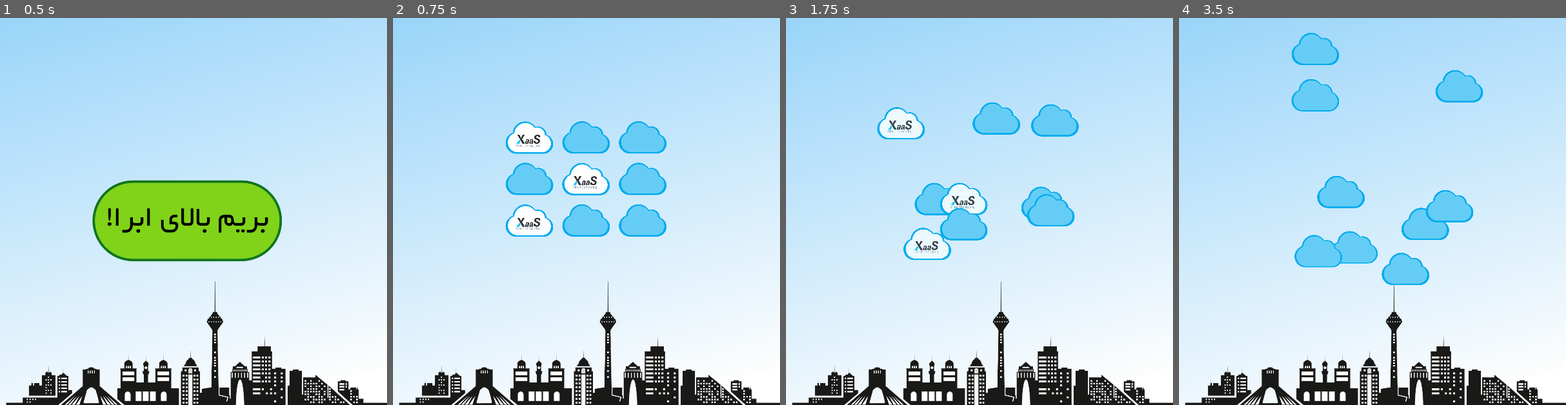
Above: before the commit, frames 1-4 (left to right).
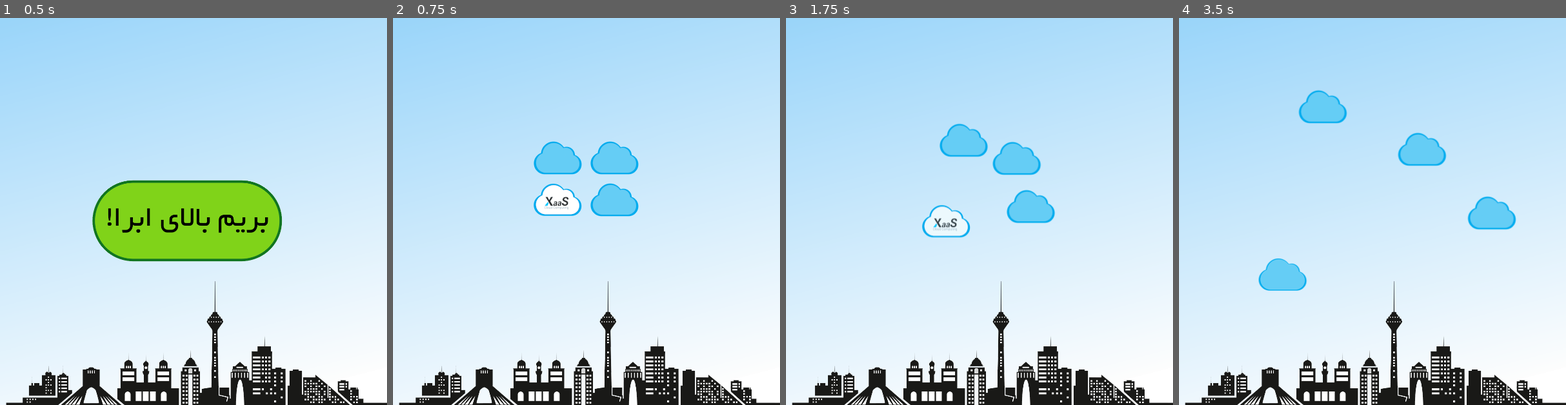
Above: after the commit, the same moments.

Repository: elahehab/x_a_a_s_c_l_o_u_d
Game: Godot game, scene res://scenes/startPage.tscn
The game is run twice, just before and just after one commit, with the same random seed, the same clock (stepped at 60 frames per second) and the same inputs.
Inputs (mouse positions are in pixels of both pictures, inside the frame that each line leads up to):
- Up to frame 1 (0.5 s): no input
- Up to frame 2 (0.75 s): click (578, 219) at 0.5 s
- Up to frame 3 (1.75 s): tap Enter at 1.25 s; move the mouse to (1064, 192) at 1.27 s; click (1064, 192) at 1.42 s
- Up to frame 4 (3.5 s): move the mouse to (1295, 230) at 2.02 s; click (1295, 230) at 2.17 s; move the mouse to (1411, 126) at 2.77 s; click (1411, 126) at 2.92 s

Frame 1 is identical in both runs. In frame 2, 9.3% of the frame differs, in the area x 29-71%, y 26-57%; in frame 3, 7.6%; in frame 4, 9.4%, in the area x 20-88%, y 3-71%.

Commit message:
multiple levels added

Diff:
--- a/scenes/BlueCloud.tscn
+++ b/scenes/BlueCloud.tscn
@@ -1,11 +1,17 @@
 [gd_scene load_steps=3 format=2]
 
-[ext_resource path="res://assets/images/cloudWithBorder.png" type="Texture" id=1]
-[ext_resource path="res://scripts/Cloud.gd" type="Script" id=2]
+[ext_resource path="res://scripts/Cloud.gd" type="Script" id=1]
+[ext_resource path="res://assets/images/cloudWithBorder.png" type="Texture" id=2]
 
 [node name="Bluecloud" type="KinematicBody2D"]
-script = ExtResource( 2 )
+script = ExtResource( 1 )
 
 [node name="Sprite" type="Sprite" parent="."]
-texture = ExtResource( 1 )
+texture = ExtResource( 2 )
 centered = false
+
+[node name="CollisionPolygon2D" type="CollisionPolygon2D" parent="."]
+position = Vector2( 2.19304, 2.53209 )
+scale = Vector2( 0.173387, 0.172605 )
+polygon = PoolVector2Array( 112.662, 33.9275, 132.709, 21.0398, 155.621, 13.8799, 182.828, 12.4479, 210.036, 19.6078, 235.811, 33.9275, 251.563, 45.3833, 264.451, 59.703, 287.362, 53.9751, 310.274, 59.703, 328.89, 69.7268, 343.209, 84.0465, 351.801, 101.23, 358.961, 122.71, 379.009, 132.734, 394.76, 148.485, 404.784, 165.669, 409.08, 185.717, 409.08, 210.06, 401.92, 231.54, 390.465, 248.723, 377.577, 264.475, 356.097, 274.499, 343.209, 277.363, 324.594, 280.227, 94.0462, 281.659, 72.5666, 273.067, 53.951, 265.907, 38.1992, 253.019, 22.4475, 231.54, 15.2877, 208.628, 13.8557, 185.717, 19.5836, 161.373, 31.0394, 141.325, 48.2231, 124.142, 63.9748, 114.118, 76.8625, 106.958, 79.7264, 81.1826, 89.7503, 59.703 )
+disabled = true
--- /dev/null
+++ b/scenes/Level.tscn
@@ -0,0 +1,10 @@
+[gd_scene load_steps=2 format=2]
+
+[ext_resource path="res://scripts/Level.gd" type="Script" id=1]
+
+[node name="Level" type="Area2D"]
+collision_layer = 31
+collision_mask = 31
+script = ExtResource( 1 )
+
+[node name="Timer" type="Timer" parent="."]
--- /dev/null
+++ b/scenes/LevelSuccessScreen.tscn
@@ -0,0 +1,22 @@
+[gd_scene load_steps=4 format=2]
+
+[ext_resource path="res://scenes/background.tscn" type="PackedScene" id=1]
+[ext_resource path="res://scripts/NextLevelButton.gd" type="Script" id=2]
+[ext_resource path="res://assets/images/nextLevelBtn.png" type="Texture" id=3]
+
+[node name="LevelSuccessScreen" type="Node2D"]
+
+[node name="background" parent="." instance=ExtResource( 1 )]
+
+[node name="Button" type="Button" parent="."]
+margin_left = 173.493
+margin_top = 267.675
+margin_right = 421.493
+margin_bottom = 372.675
+flat = true
+script = ExtResource( 2 )
+
+[node name="Sprite" type="Sprite" parent="Button"]
+position = Vector2( 123.602, 51.2496 )
+scale = Vector2( 0.397064, 0.397064 )
+texture = ExtResource( 3 )
--- a/scenes/XaasCloud.tscn
+++ b/scenes/XaasCloud.tscn
@@ -1,17 +1,24 @@
 [gd_scene load_steps=4 format=2]
 
-[ext_resource path="res://assets/images/Screenshot_from_2020-10-10_15-23-09-removebg-preview.png" type="Texture" id=1]
-[ext_resource path="res://scripts/Cloud.gd" type="Script" id=2]
+[ext_resource path="res://scripts/Cloud.gd" type="Script" id=1]
+[ext_resource path="res://assets/images/Screenshot_from_2020-10-10_15-23-09-removebg-preview.png" type="Texture" id=2]
 [ext_resource path="res://assets/images/Screenshot_from_2020-10-10_15-20-28-removebg-preview.png" type="Texture" id=3]
 
 [node name="XaasCloud" type="KinematicBody2D"]
-script = ExtResource( 2 )
+script = ExtResource( 1 )
 
 [node name="Sprite" type="Sprite" parent="."]
-texture = ExtResource( 1 )
+texture = ExtResource( 2 )
 centered = false
 
 [node name="cover" type="Sprite" parent="Sprite"]
-position = Vector2( -10, 0 )
+position = Vector2( -2, -1 )
 texture = ExtResource( 3 )
 centered = false
+
+[node name="CollisionPolygon2D" type="CollisionPolygon2D" parent="."]
+visible = false
+position = Vector2( 2.04591, 1.44925 )
+scale = Vector2( 0.172081, 0.172081 )
+polygon = PoolVector2Array( 79.1983, 83.7903, 92.1219, 56.6508, 115.384, 37.2655, 138.647, 20.4649, 172.248, 14.0031, 204.557, 17.8802, 230.404, 29.5114, 248.497, 43.7273, 264.005, 63.1126, 285.975, 57.9432, 310.53, 61.8202, 328.623, 73.4514, 342.839, 87.6673, 351.885, 108.345, 355.762, 129.023, 380.317, 138.069, 394.533, 154.87, 403.58, 170.378, 410.041, 187.179, 410.041, 206.564, 407.457, 223.365, 402.287, 242.75, 389.364, 259.551, 372.563, 273.767, 349.301, 284.105, 95.9989, 285.398, 74.0289, 281.521, 53.3512, 272.474, 41.72, 260.843, 28.7965, 246.627, 15.8729, 231.119, 10.7035, 209.149, 10.7035, 187.179, 15.8729, 166.501, 27.5041, 143.239, 43.0124, 129.023, 55.9359, 119.976, 74.0289, 109.637 )
+disabled = true
--- a/scripts/Cloud.gd
+++ b/scripts/Cloud.gd
@@ -1,7 +1,7 @@
 extends KinematicBody2D
 
 
-var cloudScale = Vector2(0.18, 0.18)
+var cloudScale = Vector2(1, 1)
 var start = 0
 var speed = 200
 var velocity = Vector2()
@@ -29,6 +29,7 @@
 	if(!get_parent().isLevelStarted()):
 		return
 	if(speed > 0):
+		get_parent().checkOverlap()
 		speed = speed - 1
 		if(cloudType == 1):
 			get_node("Sprite/cover").modulate.a += 0.01
@@ -47,19 +48,25 @@
 
 	if(position.distance_to(nextPos) < 5):
 		nextPos = generateRandomPos()
+#		velocity = position.direction_to(nextPos) * speed * delta
 		velocity = position.direction_to(nextPos) * speed
 	if position.distance_to(nextPos) > 5:
-		velocity = move_and_slide(velocity)
+		move_and_slide(velocity)
+#		var collisionObj = move_and_collide(velocity)
+#		if(collisionObj != null):
+#			nextPos = generateRandomPos()
+#			velocity = position.direction_to(nextPos) * speed * delta
 
 func _input(event):
 	if(event is InputEventMouseButton and event.is_pressed() and
-	isMouseOver(event.position)):
+	isMouseOver(event.position) and speed <= 0):
+		get_tree().set_input_as_handled()
 		if(cloudType == 1):
 			get_node("Sprite/cover").modulate.a = 0
 			get_parent().increaseNumOfFoundedClouds()
 		else:
-			print("Wronge :((")
-		get_tree().set_input_as_handled()
+			get_parent().increaseNumOfFails()
+
 
 func generateRandomPos():
 	var nextRandX = 2*(randi()%maxDist) - maxDist
--- /dev/null
+++ b/scripts/Level.gd
@@ -0,0 +1,126 @@
+extends Area2D
+
+const BLUECLOUD = preload("res://scenes/BlueCloud.tscn")
+const XAASCLOUD = preload("res://scenes/XaasCloud.tscn")
+
+var numOfWClouds
+var numOfHClouds
+var numOfClouds
+var numOfXClouds
+var numOfAllowedFail
+
+var numOfFoundedClouds = 0
+var numOfFails = 0
+
+var clouds = []
+
+var start = 0
+
+# xcloud, w, h
+var levels = [
+[1, 2, 2, 0],
+[2, 3, 2, 0],
+[2, 3, 3, 1],
+[3, 3, 3, 0],
+[3, 4, 3, 2],
+[3, 4, 3, 1],
+[3, 4, 3, 0],
+[3, 4, 4, 1],
+[4, 4, 4, 2],
+[4, 4, 4, 1],
+[4, 4, 4, 0],
+[5, 4, 4, 2],
+[5, 4, 4, 1],
+[5, 4, 4, 0],
+[5, 5, 4, 0],
+[5, 5, 5, 2],
+[5, 5, 5, 1],
+[5, 5, 5, 0],
+[6, 5, 5, 2],
+]
+
+func _ready():
+	randomize()
+
+	var SCREEN_WIDTH = get_viewport_rect().size[0]
+	var SCREEN_HEIGHT = get_viewport_rect().size[1]
+	var xCloudNums = []
+	var availableNums = []
+	for i in range(numOfClouds):
+		availableNums.append(i)
+
+	for i in range(numOfXClouds):
+		var selected = randi()%(availableNums.size())
+		xCloudNums.append(availableNums[selected])
+		availableNums.remove(selected)
+
+	var vDist = 10
+	var hDist = 10
+
+	var tmpCloud = BLUECLOUD.instance()
+	var cloudW = tmpCloud.getSize()[0]
+	var cloudH = tmpCloud.getSize()[1]
+	var cloudsW = numOfWClouds*cloudW + (numOfWClouds - 1)*vDist
+	var cloudsH = numOfHClouds*cloudH + (numOfHClouds - 1)*hDist
+	var startPosX = (SCREEN_WIDTH - cloudsW) / 2
+	var startPosY = (SCREEN_HEIGHT - cloudsH) / 2 - 50
+
+	for i in range(numOfWClouds):
+		for j in range(numOfHClouds):
+			var cloudx = startPosX + i*(cloudW + vDist)
+			var cloudy = startPosY + j*(cloudH + hDist)
+
+			var cloudNumber = i+j*numOfWClouds
+			var cloud
+			if(xCloudNums.find(cloudNumber) != -1):
+				cloud = XAASCLOUD.instance()
+			else:
+				cloud = BLUECLOUD.instance()
+
+			cloud.position = Vector2(cloudx, cloudy)
+			add_child(cloud)
+			clouds.append(cloud)
+
+func increaseNumOfFoundedClouds():
+	numOfFoundedClouds += 1
+	if(numOfFoundedClouds == numOfXClouds):
+		var timer = get_node("Timer")
+		timer.connect("timeout", self, "levelSuccess")
+		timer.start(1)
+
+
+func increaseNumOfFails():
+	numOfFails += 1
+	if(numOfFails > numOfAllowedFail):
+		var timer = get_node("Timer")
+		timer.connect("timeout", self, "levelFailed")
+		timer.start(1)
+
+func start():
+	start = 1
+
+func isLevelStarted():
+	return start
+
+
+func initializeLevel(levelNum):
+	numOfXClouds = levels[levelNum][0]
+	numOfWClouds = levels[levelNum][1]
+	numOfHClouds = levels[levelNum][2]
+	numOfAllowedFail = levels[levelNum][3]
+	numOfClouds = numOfHClouds*numOfWClouds
+
+func levelSuccess():
+	get_parent().levelSuccess()
+
+func levelFailed():
+	get_parent().levelFailed()
+
+func checkOverlap():
+	var bodies = get_overlapping_bodies()
+	if(bodies.size() > 0):
+		print(bodies)
+#	for i in range(clouds.size() - 1):
+#		for j in range(i+1, clouds.size() - 1):
+#			var c1 = clouds[i]
+#			var c2 = clouds[j]
--- /dev/null
+++ b/scripts/NextLevelButton.gd
@@ -0,0 +1,16 @@
+extends Button
+
+# Declare member variables here. Examples:
+# var a = 2
+# var b = "text"
+
+# Called when the node enters the scene tree for the first time.
+func _ready():
+	connect("pressed", self, "next_level_button_pressed")
+
+func next_level_button_pressed():
+    get_parent().get_parent().goToNextLevel()
+
+# Called every frame. 'delta' is the elapsed time since the previous frame.
+#func _process(delta):
+#	pass
--- a/scripts/main.gd
+++ b/scripts/main.gd
@@ -1,76 +1,41 @@
 extends Node2D
 
 const BACKGROUND =  preload("res://scenes/background.tscn")
-const BLUECLOUD = preload("res://scenes/BlueCloud.tscn")
-const XAASCLOUD = preload("res://scenes/XaasCloud.tscn")
+const LEVEL = preload("res://scenes/Level.tscn")
+const LEVEL_SUCCESS = preload("res://scenes/LevelSuccessScreen.tscn")
 
-var numOfWClouds = 3
-var numOfHClouds = 3
-var numOfClouds = numOfWClouds*numOfHClouds
-var numOfXClouds = 3
-var numOfFoundedClouds = 0
-var clouds = []
-var start = 0
+var level
+var levelNum = 0
+var nextLevelScreen
 
 # Called when the node enters the scene tree for the first time.
 func _ready():
-	randomize()
 
 	var background = BACKGROUND.instance()
 	add_child(background)
 
-	var SCREEN_WIDTH = get_viewport_rect().size[0]
-	var SCREEN_HEIGHT = get_viewport_rect().size[1]
-	var xCloudNums = []
-	var availableNums = []
-	for i in range(numOfClouds):
-		availableNums.append(i)
+	levelNum = -1
+	goToNextLevel()
 
-	for i in range(numOfXClouds):
-		var selected = randi()%(availableNums.size())
-		xCloudNums.append(availableNums[selected])
-		availableNums.remove(selected)
+func startLevel():
+	level.start()
 
-	var vDist = 10
-	var hDist = 10
-
-	var tmpCloud = BLUECLOUD.instance()
-	var cloudW = tmpCloud.getSize()[0]
-	var cloudH = tmpCloud.getSize()[1]
-	var cloudsW = numOfWClouds*cloudW + (numOfWClouds - 1)*vDist
-	var cloudsH = numOfHClouds*cloudH + (numOfHClouds - 1)*hDist
-	var startPosX = (SCREEN_WIDTH - cloudsW) / 2
-	var startPosY = (SCREEN_HEIGHT - cloudsH) / 2 - 50
-
-	for i in range(numOfWClouds):
-		for j in range(numOfHClouds):
-			var cloudx = startPosX + i*(cloudW + vDist)
-			var cloudy = startPosY + j*(cloudH + hDist)
-
-			var cloudNumber = i+j*numOfWClouds
-			var cloud
-			if(xCloudNums.find(cloudNumber) != -1):
-				cloud = XAASCLOUD.instance()
-			else:
-				cloud = BLUECLOUD.instance()
-
-			cloud.position = Vector2(cloudx, cloudy)
-			add_child(cloud)
+func goToNextLevel():
+	remove_child(nextLevelScreen)
+	levelNum = levelNum + 1
+	level = LEVEL.instance()
+	level.initializeLevel(levelNum)
+	add_child(level)
 
 	var timer = get_node("Timer")
 	timer.connect("timeout", self, "startLevel")
 	timer.start(1)
 
-func increaseNumOfFoundedClouds():
-	numOfFoundedClouds += 1
-	if(numOfFoundedClouds == numOfXClouds):
-		print("you won")
+func levelSuccess():
+	remove_child(level)
+	nextLevelScreen = LEVEL_SUCCESS.instance()
+	add_child(nextLevelScreen)
 
-func startLevel():
-	start = 1
 
-func isLevelStarted():
-	return start
-# Called every frame. 'delta' is the elapsed time since the previous frame.
-#func _process(delta):
-#	pass
+func levelFailed():
+	remove_child(level)
Binary file changed: assets/images/Screenshot_from_2020-10-10_15-20-28-removebg-preview.png
Binary file changed: assets/images/Screenshot_from_2020-10-10_15-23-09-removebg-preview.png
Binary file changed: assets/images/cloudWithBorder.png
Binary file added: assets/images/nextLevelBtn.png
Not shown, added: assets/images/nextLevelBtn.png.import
